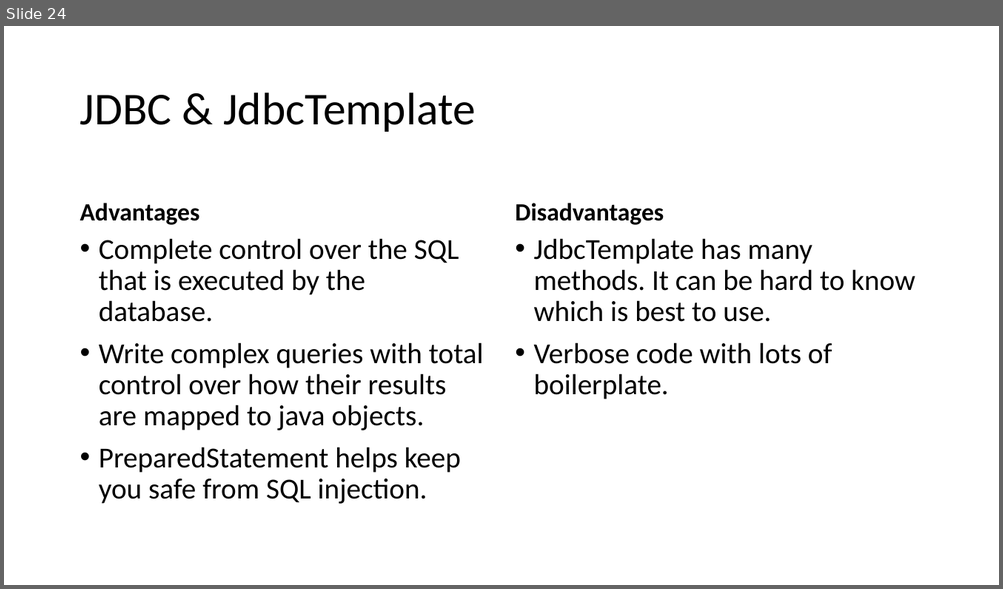
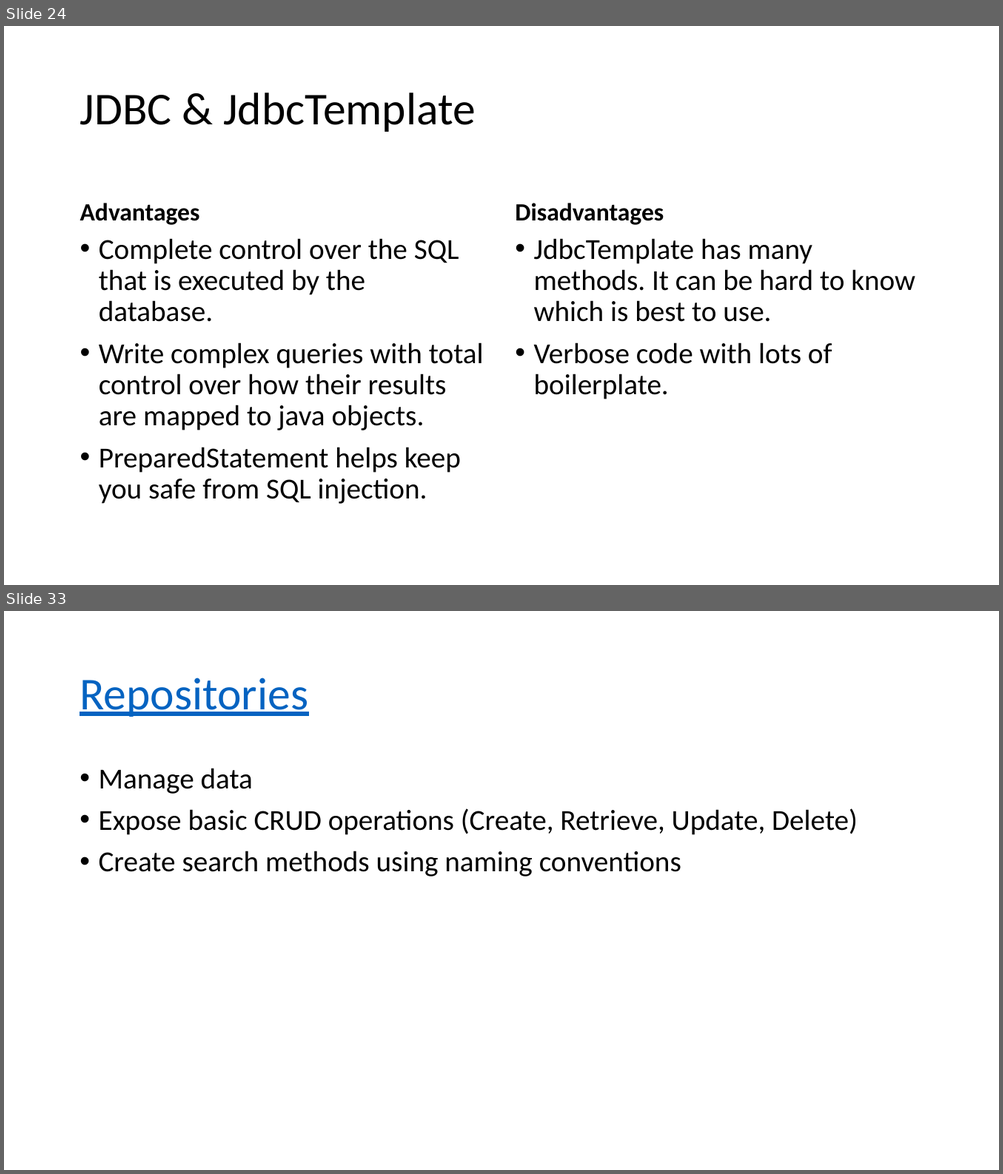
Before and after one commit to ryl/cybr406-2020, a slide deck: files/databases.pptx. Shown one above the other, each under a label of ours: slide 24 before the commit, slides 24 and 33 after it; the slides between them are not shown. The pictures are 1003x589 and 1003x1174 pixels, drawn with LibreOffice and Linux fonts; fonts in the diff are those of the drawing. Boxes give left, top, right and bottom in pixels: in the first picture for what was removed or moved away, otherwise in the second. Text is boxed around its words. In the diff, an @@ line names an element or a change of style, - is before the commit and + after.

```diff
--- a/files/databases.pptx
+++ b/files/databases.pptx
@@ slide 33 added at [4, 611, 999, 1170], background #FFFFFF @@
@@ title added at [79, 678, 308, 717], 44 pt, text #0563C1, underline @@
+Repositories
@@ text added at [99, 768, 857, 877], 28 pt, text #000000 @@
+• Manage data
+• Expose basic CRUD operations (Create, Retrieve, Update, Delete)
+• Create search methods using naming conventions
```
Also in this commit, not shown: 13 other slides added, 2 other files.
